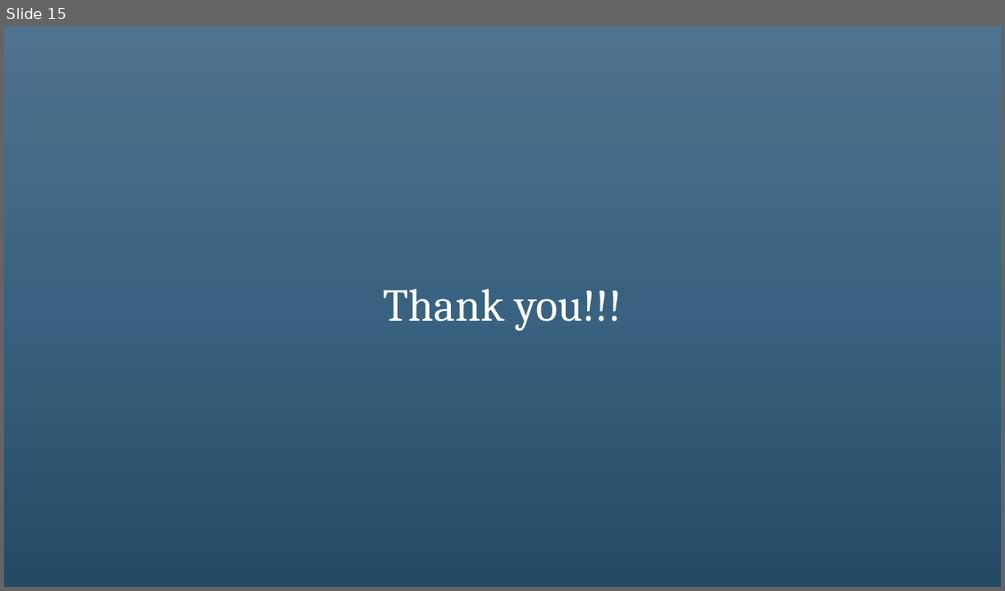
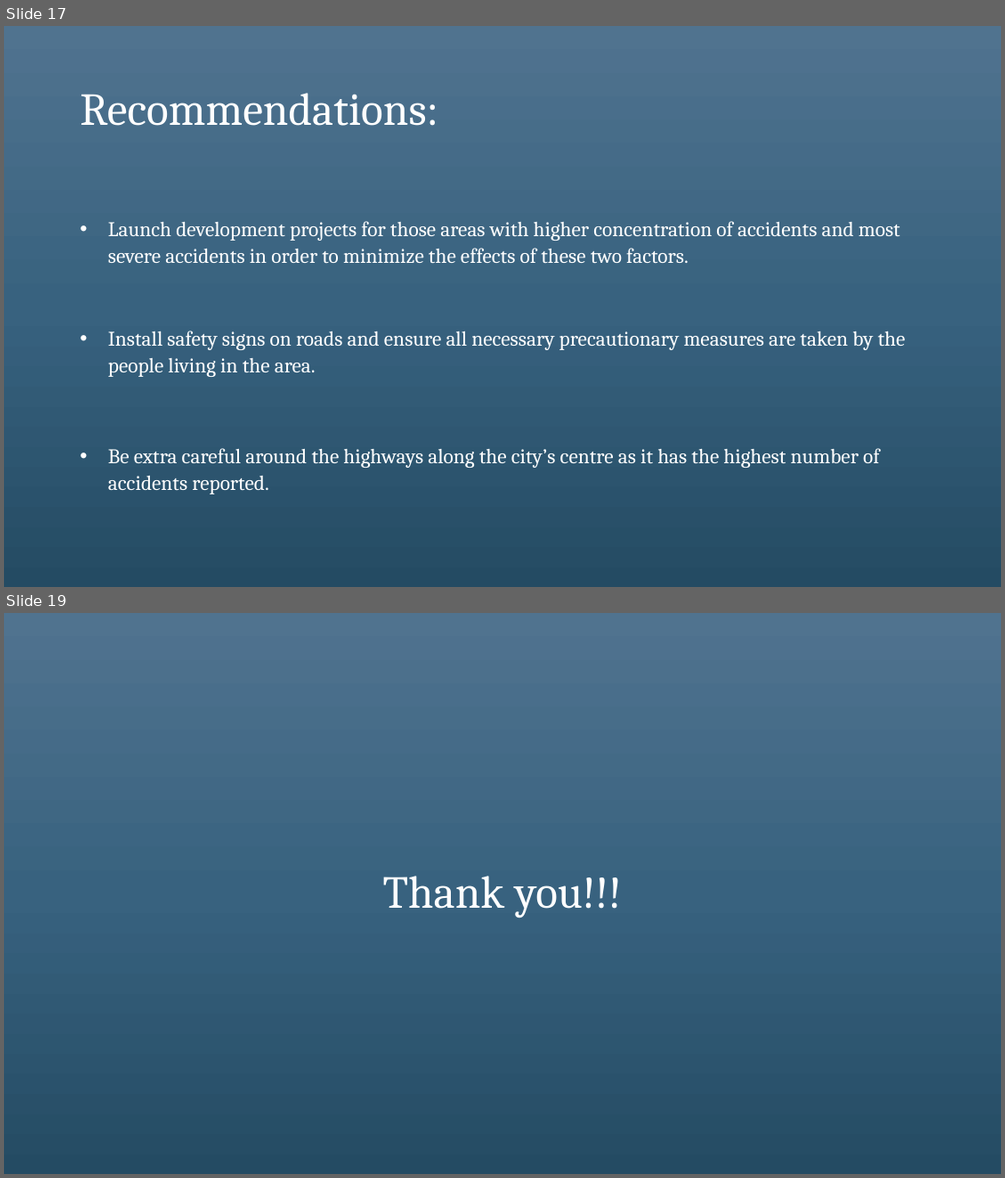
Before and after one commit to vedantmane/Car-Accident-Severity-Prediction, a slide deck: Presentation/CAS Presentation.pptx. Shown one above the other, each under a label of ours: slide 15 before the commit, slides 17 and 19 after it; the slides between them are not shown. The pictures are 1005x591 and 1005x1178 pixels, drawn with LibreOffice and Linux fonts; fonts in the diff are those of the drawing. Boxes give left, top, right and bottom in pixels: in the first picture for what was removed or moved away, otherwise in the second. Text is boxed around its words. In the diff, an @@ line names an element or a change of style, - is before the commit and + after.

```diff
--- a/Presentation/CAS Presentation.pptx
+++ b/Presentation/CAS Presentation.pptx
@@ slide 17 added at <box>4,26,1001,587</box>, background gradient #517491 to #38627F to #244C64 @@
@@ title added at <box>80,93,438,126</box>, 44 pt, text #FFFFFF @@
+Recommendations:
@@ text added at <box>108,221,906,494</box>, 20 pt, text #FFFFFF @@
+• Launch development projects for those areas with higher concentration of accidents and most severe accidents in order to minimize the effects of these two factors.
+• Install safety signs on roads and ensure all necessary precautionary measures are taken by the people living in the area.
+• Be extra careful around the highways along the city’s centre as it has the highest number of accidents reported.
@@ what was slide 15 is now slide 19 @@
```
Also in this commit, not shown: 4 slides changed, 12 other slides added, 9 slides removed.
